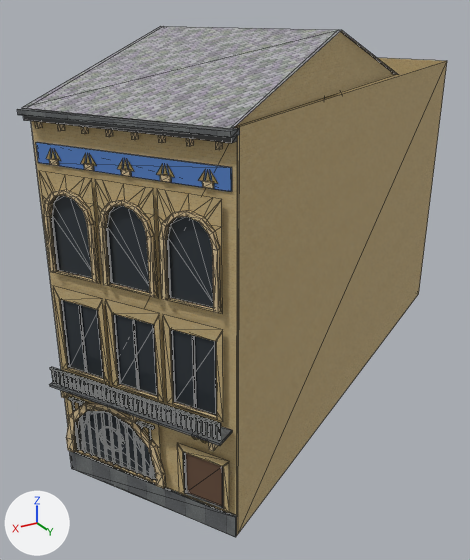
Before and after pictures for a commit that changed the glTF model viewer/districts/2018-harmonie/landmarks/501637650.glb.
The view is the same before and after, from a camera (50 mm lens) standing at (-187.9, 337.0, 16.2) and looking at (-201.3, 314.6, 5.0). Every picture has the same lights, and +X, +Y and +Z are marked at lower left. The picture after the commit comes second. Mesh edges are drawn as thin lines. Where no turn or scale is listed for an object, it has been applied to the vertices. Vertices at exactly the same position are counted once.

Before the edit, the objects in view are built like this:
```python
me_bldg_501637650_landmark = bpy.data.meshes.new('bldg_501637650_landmark')
me_bldg_501637650_landmark.from_pydata(...)  # 1313 vertices, 1793 faces; spans x -11.6..11.6, y -8.6..8.6, z -7.6..7.6
me_bldg_501637650_landmark.materials.append(mat_lm_bluestone)
me_bldg_501637650_landmark.materials.append(mat_lm_brick_cream)
me_bldg_501637650_landmark.materials.append(mat_lm_door)  # brown #654b38
me_bldg_501637650_landmark.materials.append(mat_lm_frame_dark)  # dark grey #555555
me_bldg_501637650_landmark.materials.append(mat_lm_glass)  # dark grey #383f45
me_bldg_501637650_landmark.materials.append(mat_lm_glass_blue)  # blue #5986ce
me_bldg_501637650_landmark.materials.append(mat_lm_gold)  # yellow #e5cb81
me_bldg_501637650_landmark.materials.append(mat_lm_iron)  # dark grey #454b48
me_bldg_501637650_landmark.materials.append(mat_church_slate)
me_bldg_501637650_landmark.materials.append(mat_lm_stone_grey)
ob_bldg_501637650_landmark = bpy.data.objects.new('bldg_501637650_landmark', me_bldg_501637650_landmark)
ob_bldg_501637650_landmark.location = (-203.86, 314.72, 7.72)
```
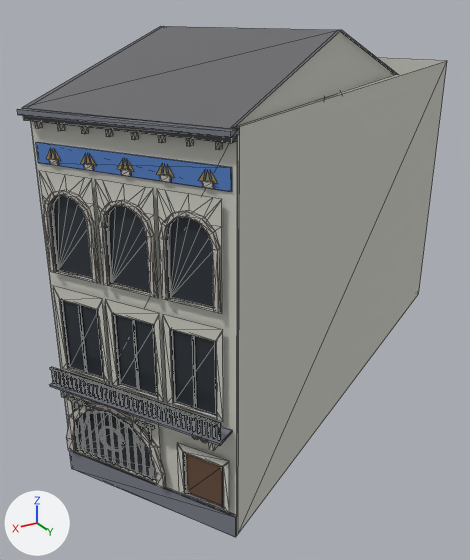
The newer file is also turned or shifted as a whole; pictures and numbers use the older file's frame.

Pixel boxes (x1, y1, x2, y2) of what changed, in the pictures (470 x 560 px; the box of a moved part takes in the faces that stretch with it):
part 1 of me_bldg_501637650_landmark, moved or reshaped: (43, 190, 213, 308) in both
part 2 of me_bldg_501637650_landmark, moved or reshaped: (66, 394, 207, 480) in both
part 3 of me_bldg_501637650_landmark, recoloured: (17, 108, 240, 537) in both
part 4 of me_bldg_501637650_landmark, recoloured (lighter): (31, 32, 447, 535) in both
part 5 of me_bldg_501637650_landmark, recoloured (darker): (22, 26, 398, 129) in both
part 6 of me_bldg_501637650_landmark, recoloured: (35, 121, 223, 488) in both

The change in detail:
Material 'slate' (mat_slate) is new.
Its base color is (0.14, 0.14, 0.15) (dark grey #69696c).
Its roughness is 0.7.
Material 'bluestone' (mat_bluestone) is new.
Its base color is (0.19, 0.2, 0.24) (grey #797c86).
Its roughness is 0.86.
Material 'brick_cream' (mat_brick_cream) is new.
Its base color is (0.61, 0.61, 0.55) (light grey #cdcdc4).
Its roughness is 0.88.
Material 'stone_grey' (mat_stone_grey) is new.
Its base color is (0.55, 0.52, 0.48) (light grey #c4bfb8).
Its roughness is 0.88.
me_bldg_501637650_landmark has 1313 vertices, 1793 faces and spans x -11.6..11.6, y -8.6..8.6, z -7.6..7.6.
me_bldg_501637650_landmark is used by ob_bldg_501637650_landmark; location (-203.86, 314.72, 7.72).
me_bldg_501637650_landmark part 1: 57 of 1313 vertices moved; they spanned x 7.9..11.1, y 2.6..7.8, z 0.5..3.3 and now span x 7.9..11.1, y 2.6..7.8, z 0.5..3.3; mean shift (0.0, 0.0, 0.0); largest move (10.1, 4.1, 2.4) -> (11.0, 2.6, 0.5).
me_bldg_501637650_landmark part 2: 33 of 1313 vertices moved; they spanned x 8.1..11.1, y 2.6..7.5, z -6.6..-3.9 and now span x 8.1..11.1, y 2.6..7.5, z -6.5..-3.9; mean shift (0.0, 0.0, 0.0); largest move (10.9, 2.6, -6.6) -> (9.1, 5.8, -6.5).
me_bldg_501637650_landmark part 3: 38 faces spanning x 7.5..11.6, y 2.2..8.6, z -7.6..5.6 switch from mat_lm_bluestone to mat_bluestone (grey #797c86).
me_bldg_501637650_landmark part 4: 176 faces spanning x -11.6..11.1, y -8.6..8.3, z -7.6..7.6 switch from mat_lm_brick_cream to mat_brick_cream (light grey #cdcdc4).
me_bldg_501637650_landmark part 5: 4 faces spanning x -4.7..11.3, y -4.9..8.5, z 5.6..7.6 switch from mat_church_slate to mat_slate (dark grey #69696c).
me_bldg_501637650_landmark part 6: 477 faces spanning x 7.8..11.3, y 2.4..8.2, z -6.5..5.2 switch from mat_lm_stone_grey to mat_stone_grey (light grey #c4bfb8).
